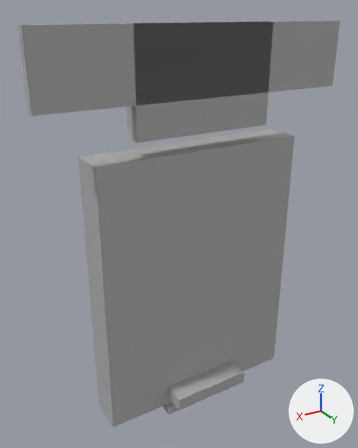
Before and after pictures for a commit that changed the glTF model models/kit/hi/common.glb.
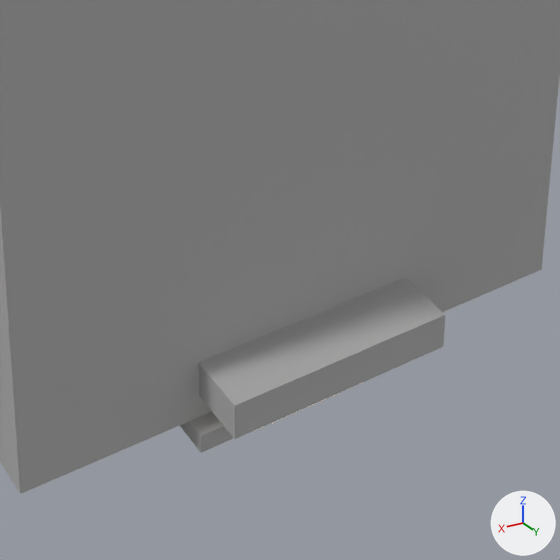
There are two pictures of each version: one whole from a camera (50 mm lens) standing at (1.618, 2.385, 2.558) and looking at (0.098, -0.149, 1.291), one close up on the part from 30% to 78% of the width and 61% to 100% of the height. The axes (+X, +Y, +Z) are drawn at lower right. The lights are the same throughout. The first two pictures are the older version. Where no turn or scale is listed for an object, it has been applied to the vertices. Vertices at exactly the same position are counted once.

In view in the first close-up: 'Band_service_shelf', 'Fix_batten_light', 'Fix_fire_embers'.
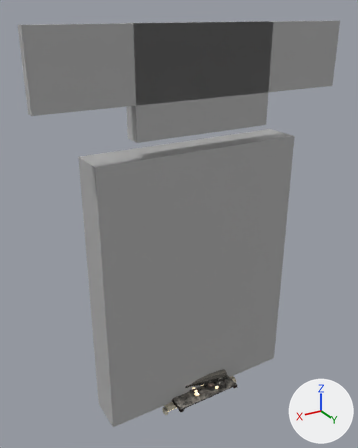
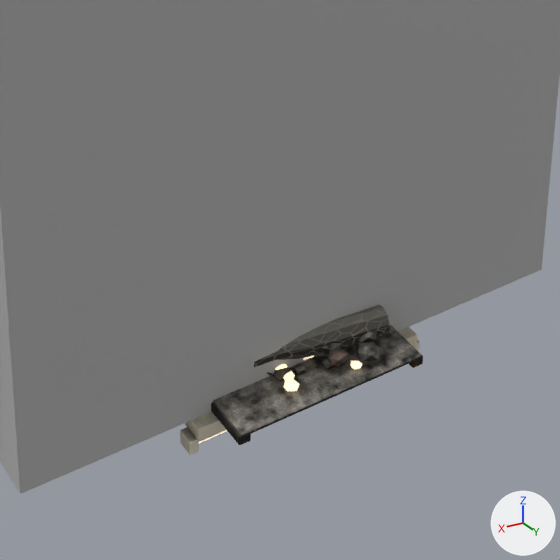
Boxes [x1, y1, x2, y2] around the edits, measured in the close-ups (560 x 560 px):
```json
{"object": "Fix_fire_embers", "change": "reshaped, recoloured", "before": [199, 278, 445, 439], "after": [211, 305, 423, 445]}
{"object": "Fix_batten_light", "change": "reshaped", "before": [180, 412, 233, 453], "after": [180, 327, 420, 455]}
{"part": 3, "of": "me_fix_fire_embers_emit", "change": "cut back", "after": [275, 356, 362, 392]}
```

The change, as JSON lines over the scene's bpy script:
```json
{"op": "add", "block": "img_kit_fix_common_orm", "code": ["img_kit_fix_common_orm = load_image('Kit_fix_common_orm', '_unpacked/Kit_fix_common_orm', 2048, 2048, 'Non-Color')"]}
{"op": "add", "block": "img_kit_fix_common_albedo", "code": ["img_kit_fix_common_albedo = load_image('Kit_fix_common_albedo', '_unpacked/Kit_fix_common_albedo', 2048, 2048, 'sRGB')"]}
{"op": "add", "block": "img_kit_fix_common_normal", "code": ["img_kit_fix_common_normal = load_image('Kit_fix_common_normal', '_unpacked/Kit_fix_common_normal', 2048, 2048, 'Non-Color')"]}
{"op": "add", "block": "mat_kit_fix_common", "code": ["mat_kit_fix_common = bpy.data.materials.new('Kit_fix_common')", "# uses the picture img_kit_fix_common_albedo", "# uses the picture img_kit_fix_common_normal", "# uses the picture img_kit_fix_common_orm"]}
{"block": "me_fix_batten_light", "where": "# used by ob_fix_batten_light; location = (0.0, 0.0, 0.0)"}
{"op": "remove", "block": "me_fix_batten_light", "code": "me_fix_batten_light.from_pydata(...)  # 8 vertices, 12 faces; spans x -0.3..0.3, y -0.05..0.05, z -0.048..0.0"}
{"op": "remove", "block": "me_fix_batten_light", "code": "me_fix_batten_light.materials.append(mat_kit_grey)  # grey #adadad"}
{"op": "add", "block": "me_fix_batten_light", "code": "me_fix_batten_light.from_pydata(...)  # 168 vertices, 324 faces; spans x -0.312..0.312, y -0.032..0.032, z -0.074..0.0"}
{"block": "me_fix_batten_light", "change": "me_fix_batten_light part 1: 8 vertices removed from x -0.3..0.3, y -0.05..0.05, z -0.048..0.0; 168 vertices added at x -0.312..0.312, y -0.032..0.032, z -0.074..0.0"}
{"op": "add", "block": "me_fix_batten_light", "code": "me_fix_batten_light.materials.append(mat_kit_fix_common)"}
{"block": "me_fix_fire_embers", "where": "# used by ob_fix_fire_embers; location = (0.0, 0.0, 0.0)"}
{"op": "remove", "block": "me_fix_fire_embers", "code": "me_fix_fire_embers.from_pydata(...)  # 8 vertices, 12 faces; spans x -0.275..0.275, y -0.15..0.15, z 0.06..0.15"}
{"op": "remove", "block": "me_fix_fire_embers", "code": "me_fix_fire_embers.materials.append(mat_kit_grey)  # grey #adadad"}
{"op": "add", "block": "me_fix_fire_embers", "code": "me_fix_fire_embers.from_pydata(...)  # 556 vertices, 968 faces; spans x -0.256..0.256, y -0.14..0.12, z 0.0..0.124"}
{"block": "me_fix_fire_embers", "change": "me_fix_fire_embers part 2: 8 vertices removed from x -0.275..0.275, y -0.15..0.15, z 0.06..0.15; 556 vertices added at x -0.256..0.256, y -0.14..0.12, z 0.0..0.124"}
{"op": "add", "block": "me_fix_fire_embers", "code": "me_fix_fire_embers.materials.append(mat_kit_fix_common)"}
{"block": "me_fix_fire_embers_emit", "where": "# used by ob_fix_fire_embers_emit; location = (0.0, 0.0, 0.0)"}
{"op": "remove", "block": "me_fix_fire_embers_emit", "code": "me_fix_fire_embers_emit.from_pydata(...)  # 8 vertices, 12 faces; spans x -0.138..0.138, y -0.075..0.075, z 0.0..0.06"}
{"op": "add", "block": "me_fix_fire_embers_emit", "code": "me_fix_fire_embers_emit.from_pydata(...)  # 168 vertices, 280 faces; spans x -0.146..0.172, y -0.08..0.09, z 0.03..0.056"}
{"block": "me_fix_fire_embers_emit", "change": "me_fix_fire_embers_emit part 3: 8 vertices removed from x -0.138..0.138, y -0.075..0.075, z 0.0..0.06; 168 vertices added at x -0.146..0.172, y -0.08..0.09, z 0.03..0.056"}
```
